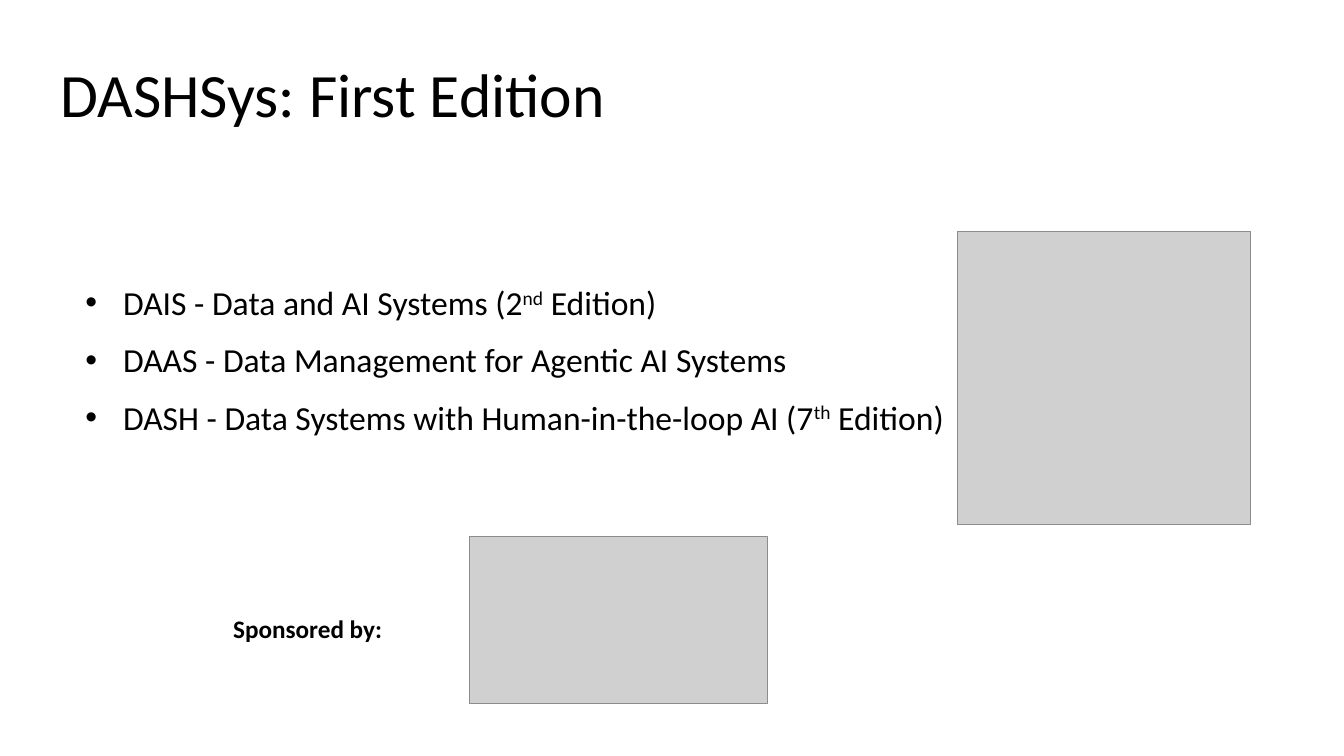
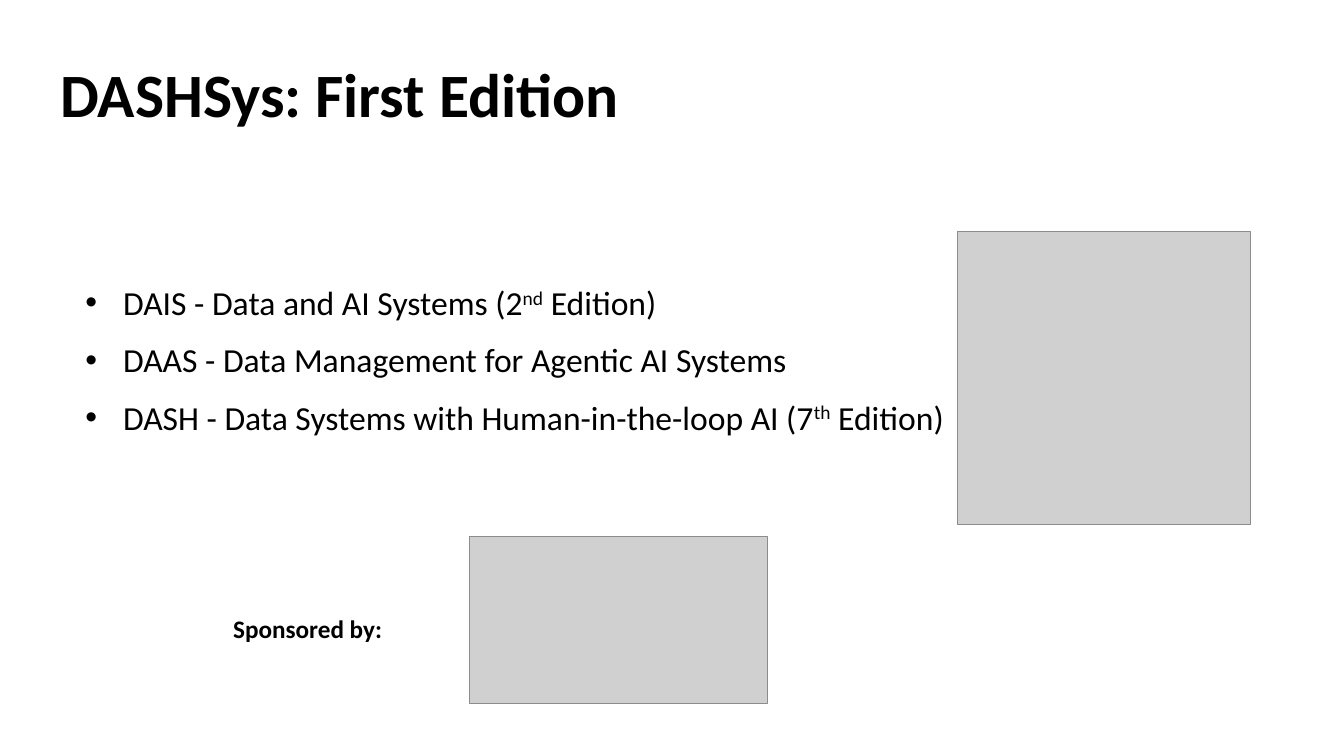
Before and after one commit to dashsys-workshop-vldb/dashsys-workshop-vldb.github.io, a slide deck: slide 2 of DASHSys-2026-Welcome-Address.pptx. Drawn at 1344x756 pixels with LibreOffice and Linux fonts; fonts in the diff are those of the drawing; grey boxes stand for pictures. Boxes give left, top, right and bottom in pixels: in the first picture for what was removed or moved away, otherwise in the second. Text is boxed around its words. In the diff, an @@ line names an element or a change of style, - is before the commit and + after.

```diff
--- a/DASHSys-2026-Welcome-Address.pptx
+++ b/DASHSys-2026-Welcome-Address.pptx
@@ title "DASHSys: First Edition" at [60, 73, 618, 127]: bold on @@
```
Also in this commit, not shown: 4 other slides changed, 4 slides added, 5 slides removed, 2 other files.
